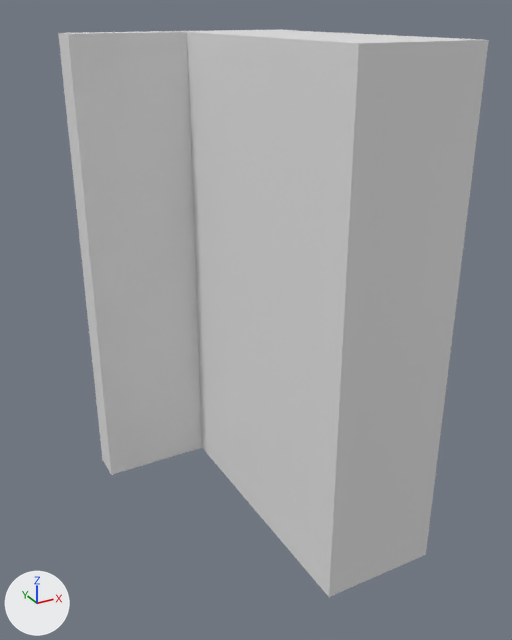
The glTF model app/public/models/Workbench.glb: old version first, new version second.
Camera for both pictures: a 50 mm lens placed at (-312.0, -685.0, 277.0), pointed at (-25.0, -163.0, 16.0). Arrows for +X, +Y and +Z are at lower left; the lights stay in place. Vertices at the same position are counted once.

The first picture shows 'Workbench'.
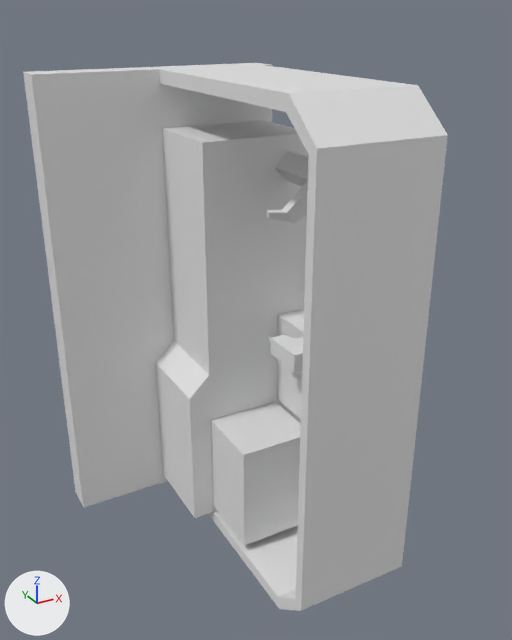
The edits, one by one:
me_cube_025 is used by ob_workbench; location (0.0, 0.0, 0.0).
me_cube_025 had 16 vertices, 24 faces and spanned x -139.0..91.0, y -302.0..-6.0, z -195.0..257.0.
me_cube_025 now has 98 vertices, 147 faces and spans x -173.0..62.0, y -303.0..-6.0, z -226.0..226.0.
me_cube_025 part 1: the whole mesh is rebuilt.

Boxes (x1, y1, x2, y2) around the edits, measured in the pictures (512 x 640 px):
'Workbench', reshaped: before (58, 29, 489, 597); after (23, 63, 448, 611)
